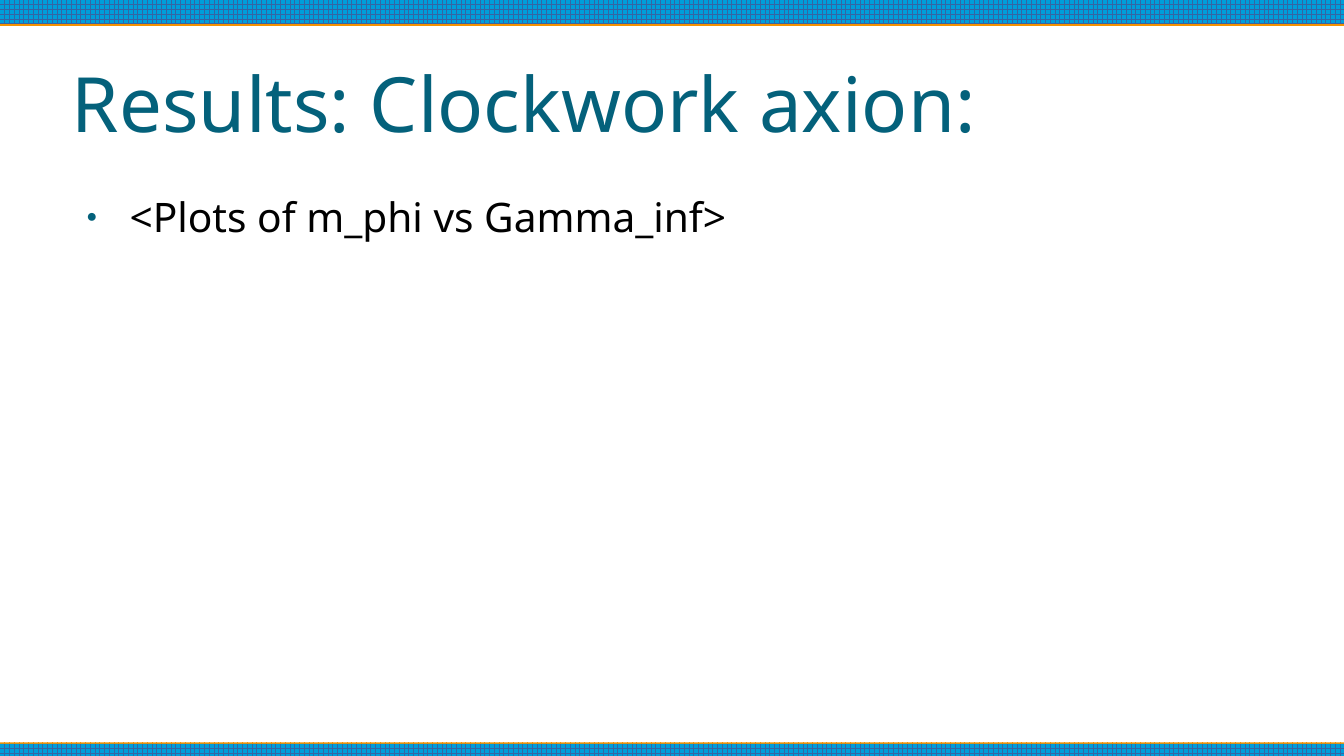
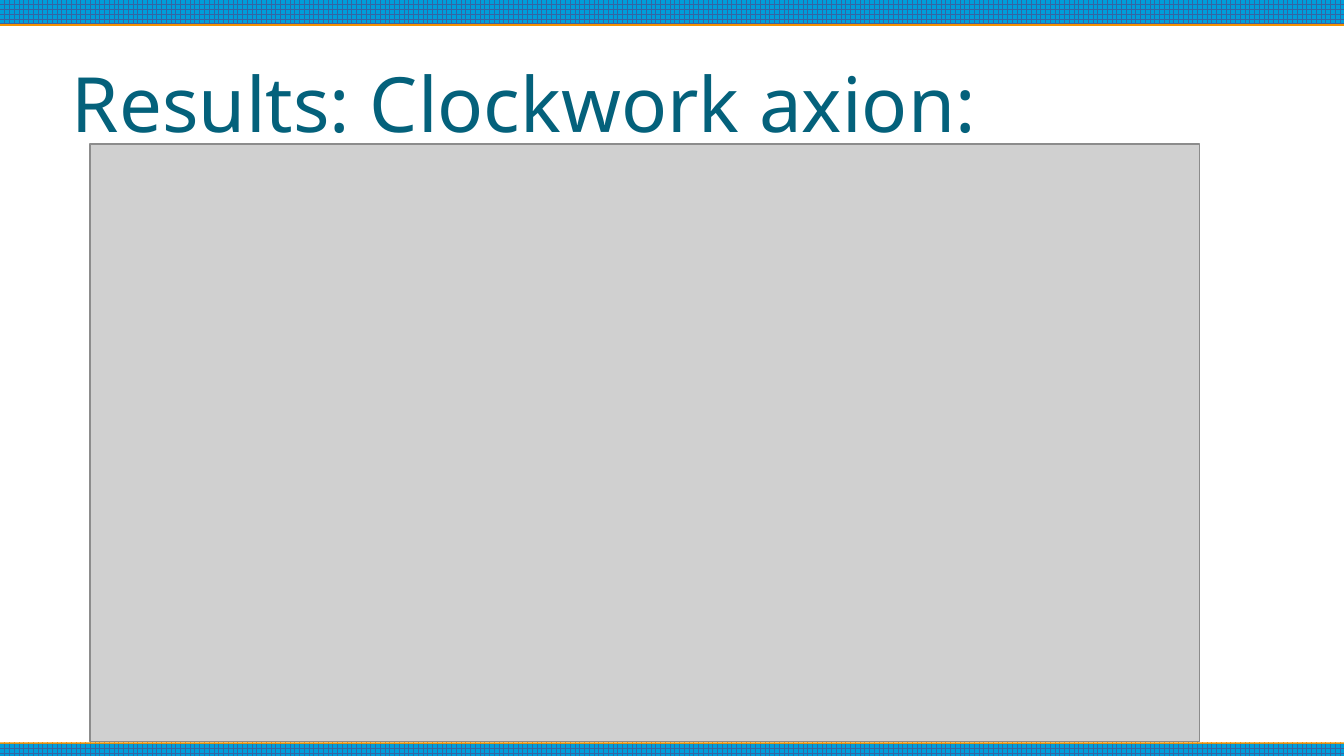
Before and after one commit to anna-jana/masters-project, a slide deck: slide 28 of reports/thesis-talk/presentation.odp. Drawn at 1344x756 pixels with LibreOffice and Linux fonts; fonts in the diff are those of the drawing; grey boxes stand for pictures. Boxes give left, top, right and bottom in pixels: in the first picture for what was removed or moved away, otherwise in the second. Text is boxed around its words. In the diff, an @@ line names an element or a change of style, - is before the commit and + after.

```diff
--- a/reports/thesis-talk/presentation.odp
+++ b/reports/thesis-talk/presentation.odp
@@ picture added at bbox=[90, 144, 1200, 742] @@
@@ text removed at bbox=[130, 201, 726, 242] @@
-● <Plots of m_phi vs Gamma_inf>
```
Also in this commit, not shown: 6 other slides changed, 2 slides added, 2 slides removed, 1 other file.
